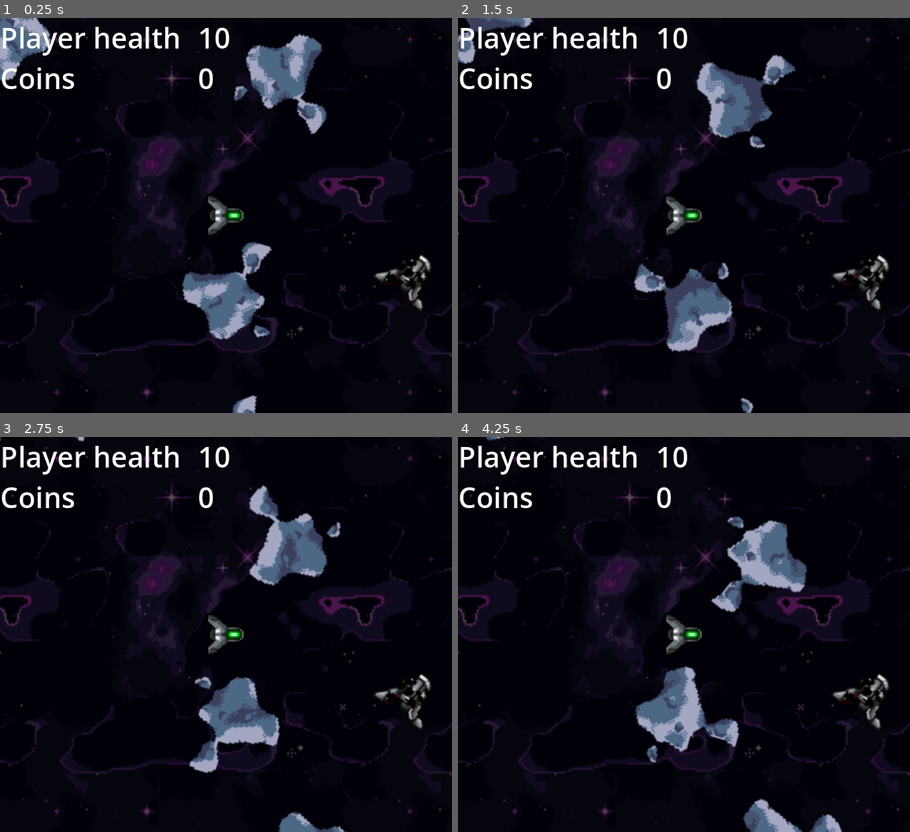
Above: before the commit, frames 1-4 (two rows, left to right).
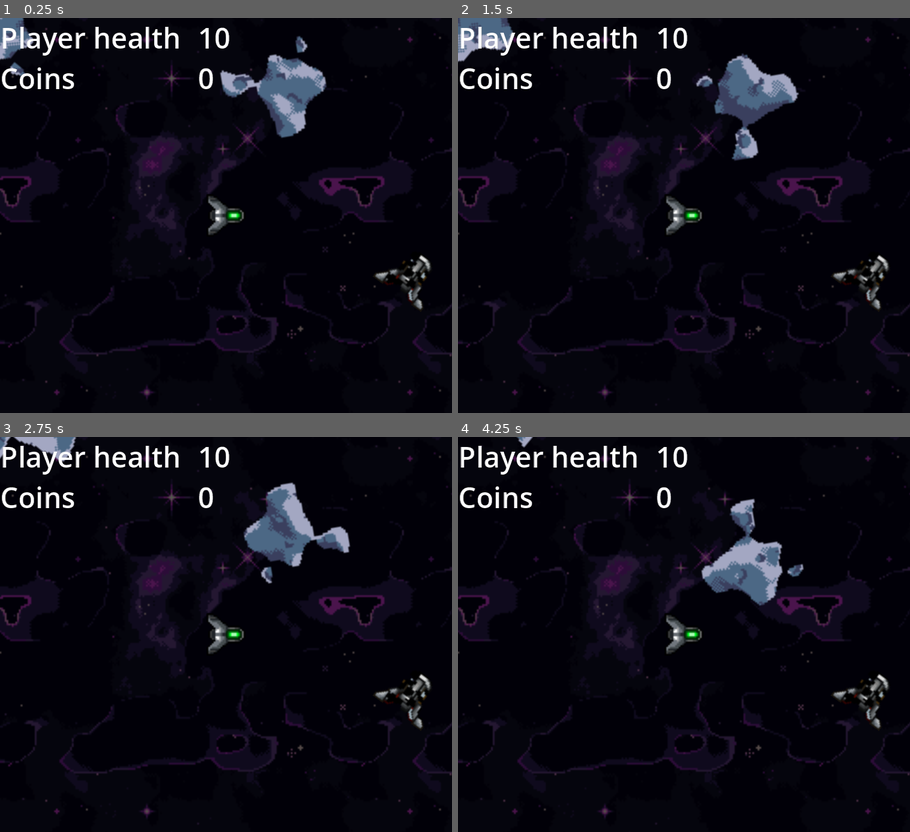
Above: after the commit, the same moments.

Repository: sirbrillig/take-the-sky-godot
Game: Godot game, scene res://scenes/level_1.tscn
Same seed, same stepped clock (60 frames per second), same inputs: the game is played once before the commit and once after it.
Inputs:
- Up to frame 1 (0.25 s): no input
- Up to frame 2 (1.5 s): no input
- Up to frame 3 (2.75 s): no input
- Up to frame 4 (4.25 s): no input

The runs differ from the first frame. In frame 1, 6.6% of the frame differs, in the area x 0-73%, y 0-100%; in frame 2, 6.4%; in frame 3, 6.6%; in frame 4, 6.6%.

Commit message:
Prevent spawning asteroids too close to player

Diff:
--- a/scenes/level_1.gd
+++ b/scenes/level_1.gd
@@ -2,11 +2,14 @@
 
 @export var enemy_ship: PackedScene
 @export var asteroid: PackedScene
+@export var asteroid_count: int = 40
+@export var enemy_ship_count: int = 2
+@export var too_close_distance: float = 70
 
 var have_enemies_activated: bool = false
 
-@onready var spawnArea = $LevelArea/LevelAreaRect.shape.extents
-@onready var origin = $LevelArea/LevelAreaRect.global_position -  spawnArea
+@onready var asteroidArea = $AsteroidArea/AsteroidAreaRect.shape.extents
+@onready var asteroidOrigin = $AsteroidArea/AsteroidAreaRect.global_position -  asteroidArea
 @onready var enemyArea = $EnemyShipSpawnArea/EnemyShipSpawnRect.shape.extents
 @onready var enemyOrigin = $EnemyShipSpawnArea/EnemyShipSpawnRect.global_position -  enemyArea
 
@@ -23,7 +26,7 @@
 
 
 func activate_enemy_ships():
-	for n in 2:
+	for n in enemy_ship_count:
 		var enemy = enemy_ship.instantiate()
 		enemy.position = gen_random_pos(enemyOrigin, enemyArea)
 		call_deferred("add_child", enemy)
@@ -44,9 +47,11 @@
 	return Vector2(x, y)
 
 func create_asteroids() -> void:
-	for n in 55:
+	for n in asteroid_count:
 		var rock = asteroid.instantiate() as Asteroid
-		var rock_spawn_location = gen_random_pos(origin, spawnArea)
+		var rock_spawn_location = gen_random_pos(asteroidOrigin, asteroidArea)
+		while rock_spawn_location.distance_to($PlayerShip.position) < too_close_distance:
+			rock_spawn_location = gen_random_pos(asteroidOrigin, asteroidArea)
 		rock.position = rock_spawn_location
 		var direction = randf_range(0, 2 * PI)
 		rock.rotation = direction
--- a/scenes/level_1.tscn
+++ b/scenes/level_1.tscn
@@ -75,13 +75,13 @@
 [node name="Gate" parent="." instance=ExtResource("7_6oipc")]
 position = Vector2(576, 528)
 
-[node name="LevelArea" type="Area2D" parent="."]
+[node name="AsteroidArea" type="Area2D" parent="."]
 collision_layer = 0
 collision_mask = 0
 monitoring = false
 monitorable = false
 
-[node name="LevelAreaRect" type="CollisionShape2D" parent="LevelArea"]
+[node name="AsteroidAreaRect" type="CollisionShape2D" parent="AsteroidArea"]
 position = Vector2(141.5, 121.5)
 shape = SubResource("RectangleShape2D_4jgxc")
 
--- a/scenes/level_2.tscn
+++ b/scenes/level_2.tscn
@@ -60,10 +60,10 @@
 
 [node name="HUD" parent="." instance=ExtResource("3_5u47w")]
 
-[node name="LevelArea" type="Area2D" parent="."]
+[node name="AsteroidArea" type="Area2D" parent="."]
 monitoring = false
 monitorable = false
 
-[node name="LevelAreaRect" type="CollisionShape2D" parent="LevelArea"]
+[node name="AsteroidAreaRect" type="CollisionShape2D" parent="AsteroidArea"]
 position = Vector2(120, 124)
 shape = SubResource("RectangleShape2D_qc4lk")
